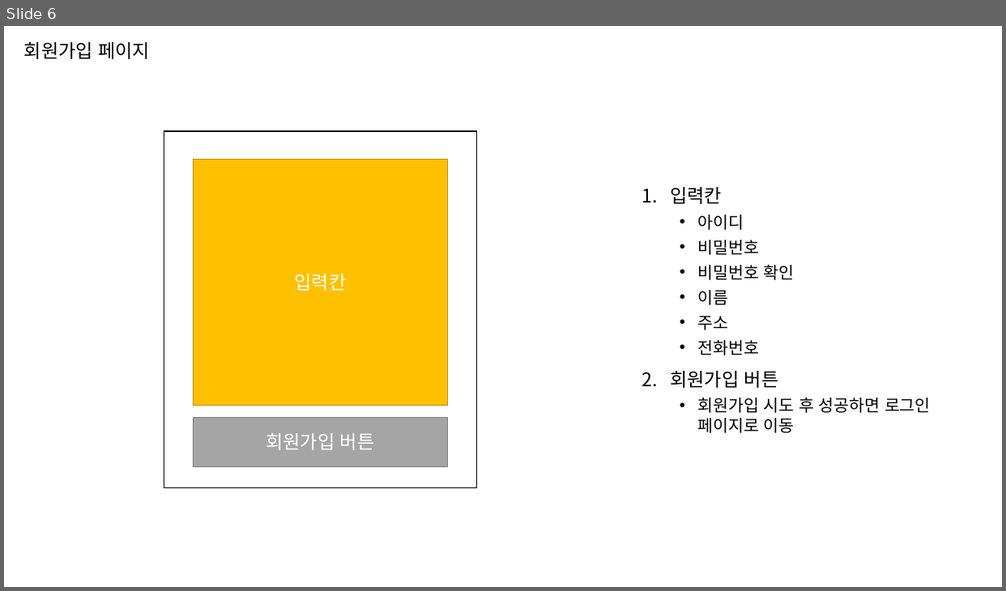
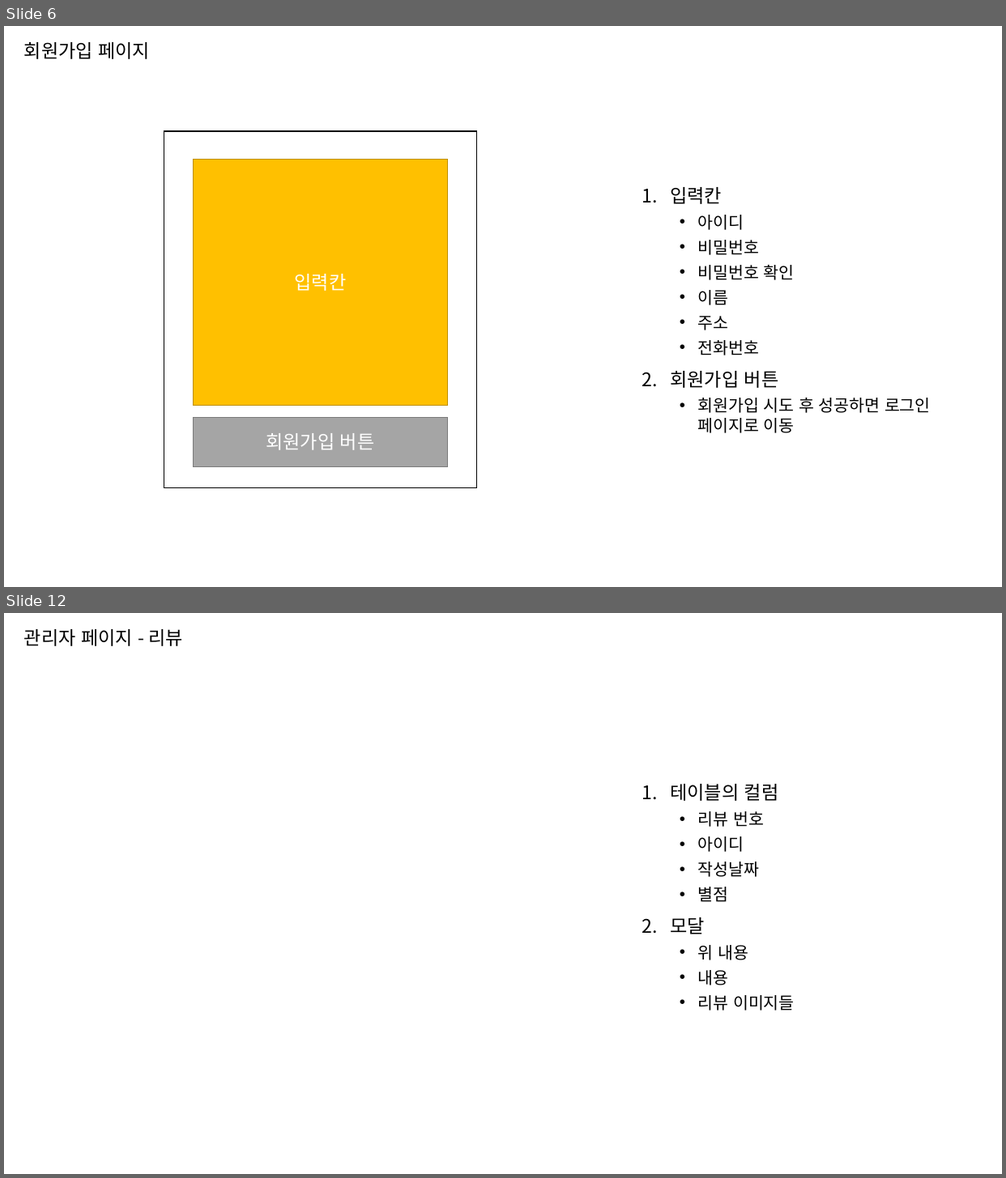
Before and after one commit to jihunz/HiSnack, a slide deck: document/ppt/Hi Snack! 페이지 별 구성 요소.pptx. Shown one above the other, each under a label of ours: slide 6 before the commit, slides 6 and 12 after it; the slides between them are not shown. The pictures are 1006x591 and 1006x1178 pixels, drawn with LibreOffice and Linux fonts; fonts in the diff are those of the drawing. Boxes give left, top, right and bottom in pixels: in the first picture for what was removed or moved away, otherwise in the second. Text is boxed around its words. In the diff, an @@ line names an element or a change of style, - is before the commit and + after.

Commit message:
docs: 페이지별 구성 요소.ppt 수정

```diff
--- a/document/ppt/Hi Snack! 페이지 별 구성 요소.pptx
+++ b/document/ppt/Hi Snack! 페이지 별 구성 요소.pptx
@@ slide 12 added at (x1=4, y1=613, x2=1002, y2=1174), background #FFFFFF @@
@@ title added at (x1=24, y1=629, x2=184, y2=646), 18 pt, text #000000 @@
+관리자 페이지 - 리뷰
@@ text added at (x1=670, y1=784, x2=794, y2=1011), 16 pt, text #000000 @@
+1. 테이블의 컬럼
+  • 리뷰 번호
+  • 아이디
+  • 작성날짜
+  • 별점
+2. 모달
+  • 위 내용
+  • 내용
+  • 리뷰 이미지들
```
Also in this commit, not shown: 1 slide changed, 10 other slides added, 2 other files.
